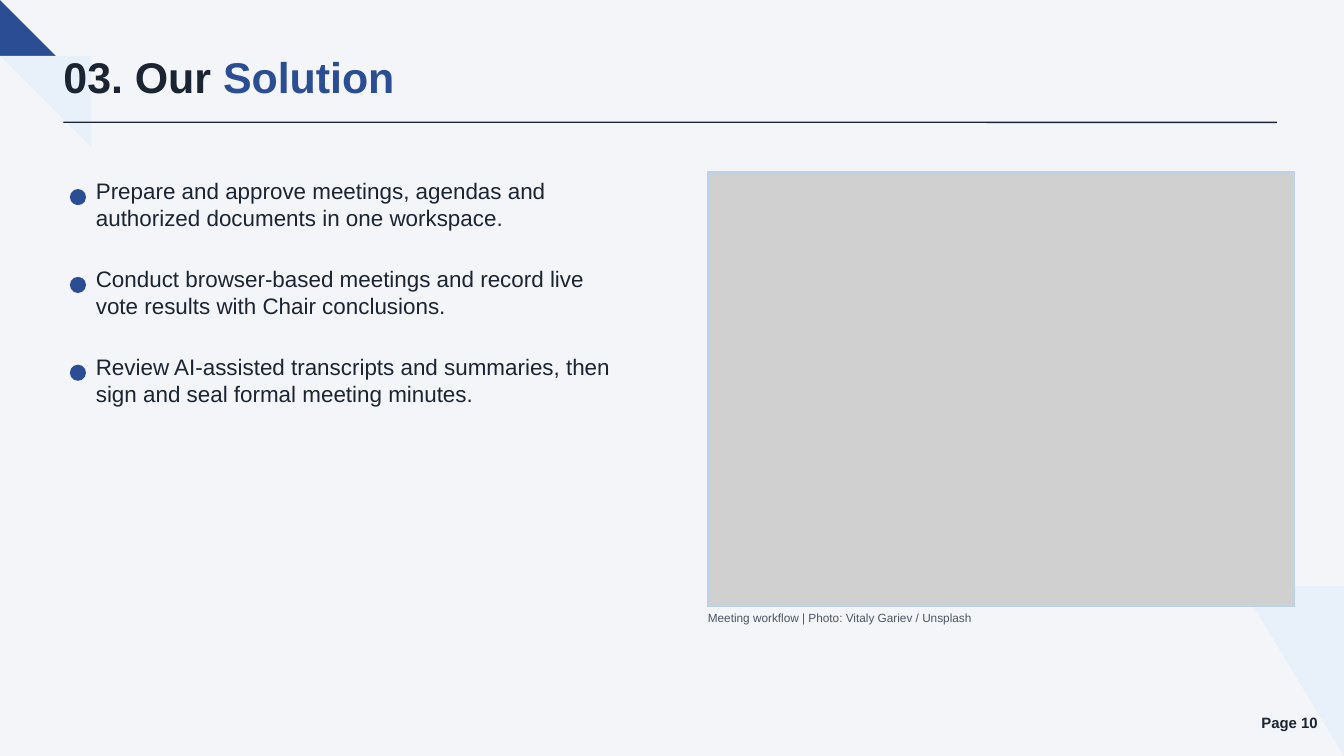
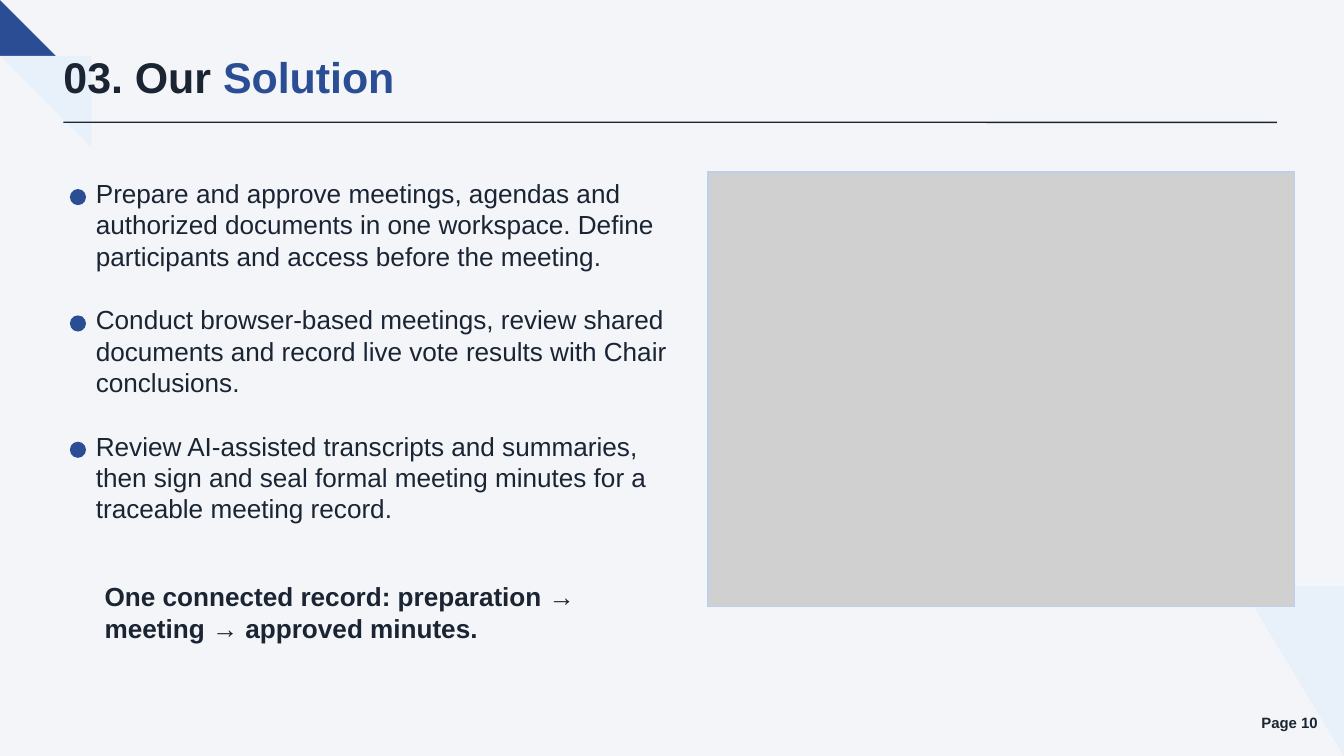
Before and after one commit to callmehai/FU-FA26-G116, a slide deck: slide 10 of docs/08-reports/source/TrustCabinet_Report.pptx. Drawn at 1344x756 pixels with LibreOffice and Linux fonts; fonts in the diff are those of the drawing; grey boxes stand for pictures. Boxes give left, top, right and bottom in pixels: in the first picture for what was removed or moved away, otherwise in the second. Text is boxed around its words. In the diff, an @@ line names an element or a change of style, - is before the commit and + after.

```diff
--- a/docs/08-reports/source/TrustCabinet_Report.pptx
+++ b/docs/08-reports/source/TrustCabinet_Report.pptx
@@ text at (96, 184, 654, 272): text changed; size 18 to 21 pt @@
-Prepare and approve meetings, agendas and
-authorized documents in one workspace.
+Prepare and approve meetings, agendas and authorized documents in one workspace. Define participants and access before the meeting.
@@ ellipse: place and size @@
-ellipse at (70, 277, 86, 293)
+ellipse at (70, 315, 86, 332)
@@ text at (96, 310, 666, 393): text changed; size 18 to 21 pt @@
-Conduct browser-based meetings and record live
-vote results with Chair conclusions.
+Conduct browser-based meetings, review shared documents and record live vote results with Chair conclusions.
@@ ellipse: place and size @@
-ellipse at (70, 365, 86, 381)
+ellipse at (70, 442, 86, 458)
@@ text at (96, 437, 646, 524): text changed; size 18 to 21 pt @@
-Review AI-assisted transcripts and summaries, then
-sign and seal formal meeting minutes.
+Review AI-assisted transcripts and summaries, then sign and seal formal meeting minutes for a traceable meeting record.
@@ text added at (105, 587, 542, 643), 21 pt, text #1A2433, bold @@
+One connected record: preparation → meeting → approved minutes.
@@ text removed at (708, 613, 971, 625) @@
-Meeting workflow | Photo: Vitaly Gariev / Unsplash
```
Also in this commit, not shown: 34 other slides changed, 3 slides added, 3 slides removed, 6 other files.
